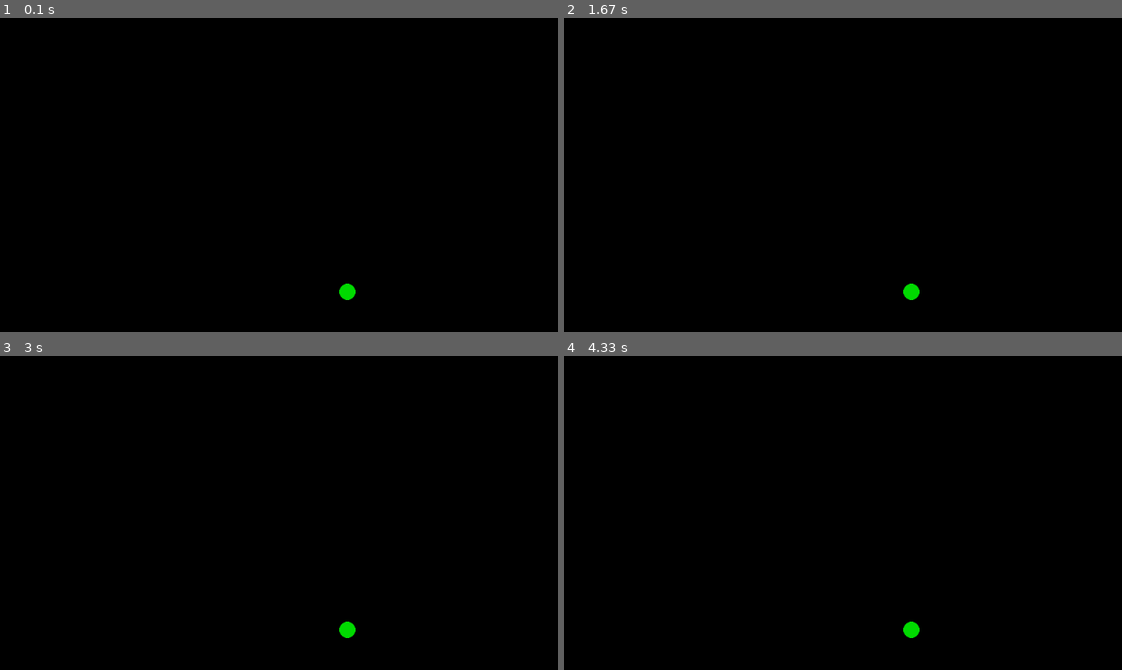
Above: before the commit, frames 1-4 (two rows, left to right).
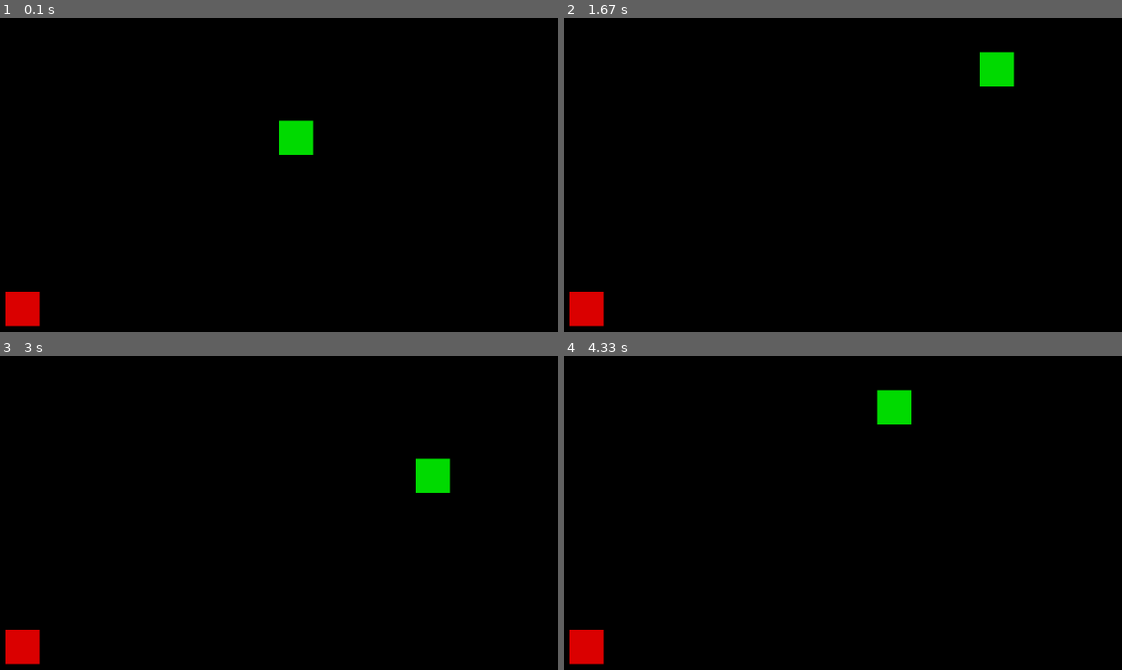
Above: after the commit, the same moments.

Repository: cazacov/python-stuff
Game: pygame game, started from PyGamePoC/main.py
Two runs of this game, one before a commit and one after it. Both use one fixed random seed, a clock stepped at 60 frames per second and the inputs below.
Inputs:
- Up to frame 1 (0.1 s): no input
- Up to frame 2 (1.67 s): hold D 0.33-0.8 s; hold W 0.83-1.27 s; hold D from 1.3 s (still down)
- Up to frame 3 (3 s): release D at 1.8 s; hold A 1.83-2.37 s; hold S 2.4-2.95 s; hold A from 2.98 s (still down)
- Up to frame 4 (4.33 s): release A at 3.53 s; hold W 3.57-4.12 s; hold D from 4.15 s (still down)

The runs differ from the first frame. In frame 1, 1.5% of the frame differs, in the area x 0-64%, y 32-99%; in frame 2, 1.5%; in frame 3, 1.5%; in frame 4, 1.5%.

Commit message:
Some improvements

Diff:
--- a/PyGamePoC/main.py
+++ b/PyGamePoC/main.py
@@ -1,20 +1,64 @@
 import pygame
+from random import randrange
+
 from settings import *
+
+x, y = randrange(0, WIDTH, CELL_SIZE), randrange(0, HEIGHT, CELL_SIZE)
+apple = randrange(0, WIDTH, CELL_SIZE), randrange(0, HEIGHT, CELL_SIZE)
+snake_length = 1
+snake = [(x, y)]
+dx, dy = 0, 0
+fps = 5
 
 pygame.init()
 sc = pygame.display.set_mode((WIDTH, HEIGHT))
 clock = pygame.time.Clock()
 
-player_pos = (HALF_WIDTH, HALF_HEIGHT)
+while True:
+    # Background
+    sc.fill(BLACK)
 
-while True:
+    # Draw snake
+    for xx, yy in snake:
+        pygame.draw.rect(sc, GREEN, (xx, yy, CELL_SIZE, CELL_SIZE))
+
+    # Draw apple
+    pygame.draw.rect(sc, RED, (*apple, CELL_SIZE, CELL_SIZE))
+
+    # Move snake
+    x += dx * CELL_SIZE
+    y += dy * CELL_SIZE
+
+    # Add new head cell
+    snake.append((x,y))
+    # Remove tail cell
+    snake = snake[-snake_length:]
+
+    # Check apple
+    if snake[-1] == apple:
+        apple = randrange(0, WIDTH, CELL_SIZE), randrange(0, HEIGHT, CELL_SIZE)
+        snake_length += 1
+
+    # Check game overaw
+    if x < 0 or x > WIDTH - CELL_SIZE or y < 0 or y > HEIGHT - CELL_SIZE:
+        break
+    # Check self intersection (head cell already in the list)
+    if (x,y) in snake[:-1]:
+        break
+
+    pygame.display.flip()
+    clock.tick(fps)
+
     for event in pygame.event.get():
         if event.type == pygame.QUIT:
             exit()
 
-    sc.fill(BLACK)
-
-    pygame.draw.circle(sc, GREEN, player_pos, 12)
-
-    pygame.display.flip()
-    clock.tick()
+    key = pygame.key.get_pressed()
+    if key[pygame.K_w]:
+        dx, dy = 0, -1
+    if key[pygame.K_s]:
+        dx, dy = 0, 1
+    if key[pygame.K_a]:
+        dx, dy = -1, 0
+    if key[pygame.K_d]:
+        dx, dy = 1, 0
--- a/PyGamePoC/settings.py
+++ b/PyGamePoC/settings.py
@@ -3,8 +3,12 @@
 HEIGHT = 800
 HALF_WIDTH = WIDTH // 2
 HALF_HEIGHT = HEIGHT // 2
+CELL_SIZE = 50
+CELLS_X = WIDTH // CELL_SIZE
+CELLS_Y = HALF_HEIGHT // CELL_SIZE
 
 # colors
 WHITE = (255, 0, 0)
 BLACK = (0, 0, 0)
 GREEN = (0, 220, 0)
+RED = (220, 0, 0)
